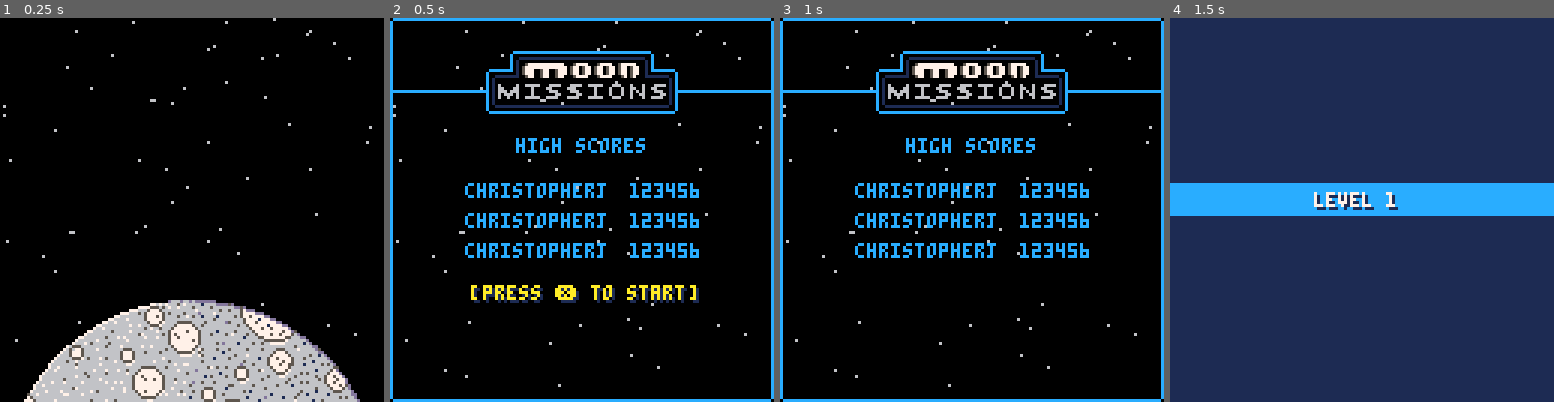
Above: before the commit, frames 1-4 (left to right).
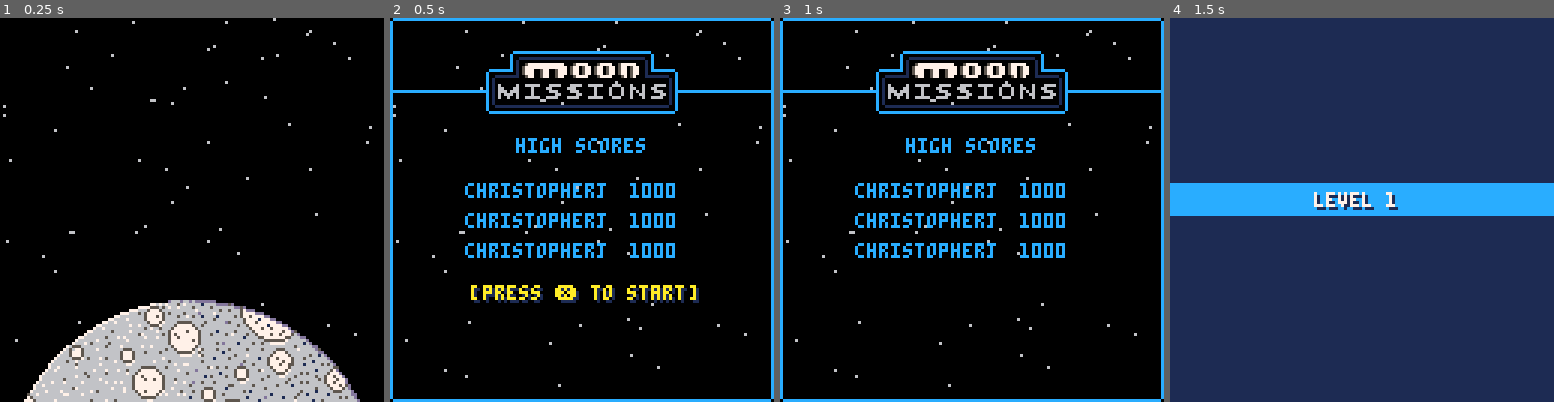
Above: after the commit, the same moments.

Repository: lewsid/moon-missions
Game: PICO-8 cartridge moonmissions.p8
The game is run twice, just before and just after one commit, with the same random seed, the same clock (stepped at 60 frames per second) and the same inputs.
Inputs:
- Up to frame 1 (0.25 s): no input
- Up to frame 2 (0.5 s): tap O (Z key) at 0.33 s
- Up to frame 3 (1 s): tap O (Z key) at 0.7 s
- Up to frame 4 (1.5 s): tap X (X key) at 1.07 s; tap O (Z key) at 1.43 s

Frame 1 is identical in both runs. In frame 2, 0.6% of the frame differs, in the area x 65-81%, y 42-63%; in frame 3, 0.6%; in frame 4, nothing differs.

Commit message:
high score comparison and testing

Diff:
--- a/moonmissions.p8
+++ b/moonmissions.p8
@@ -40,16 +40,7 @@
 
 	--erase_data()
 
-	--load high scores
-	for i=0,2 do
-		local high_score=load_score(i+1)
-		if(high_score[0]==nil) then
-			--set some defaults
-			save_score((i+1),"christopherj","123456")
-			high_score=load_score(i+1)
-		end
-		high_scores[i+1]=high_score
-	end
+	load_high_scores()
 
 	init_config()
 	init_levels()
@@ -611,11 +602,21 @@
 end
 
 function check_new_high_score()
+
 	for i=1,#high_scores do
-		if(config.total_score>high_scores[2]) then
-			return true
-		end
-	end
+		local raw_high_score = tonum('0x'..get_score_text(config.total_score))
+		local raw_saved_score = tonum('0x'..tostr(high_scores[i][2]))
+
+		--printh(raw_high_score, 'out.md', true, true)
+		--printh(raw_saved_score, 'out.md', false, true)
+
+		if(raw_high_score>raw_saved_score) then
+			--printh('higher: '..i, 'out.md', false, true)
+			return i
+		end
+	end
+
+	return false
 end
 
 function calc_score()
@@ -798,16 +799,11 @@
 			"press ❎ to continue",24,25,1)
 	elseif(config.game_state=="over-bad" or
 		config.game_state=="over-okay") then
-		if(check_new_high_score()) then
-			--high-score-name-entry
-			draw_banner(banner.good,
-				"new high score!",34,-6,5)
-		else
-			draw_banner(banner.bad,
-				"mission failed",34,-6,5)
-			draw_banner(banner.start,
-				"press ❎ to try again",21,5,1)
-		end
+
+		draw_banner(banner.bad,
+			"mission failed",34,-6,5)
+		draw_banner(banner.start,
+			"press ❎ to try again",21,5,1)
  	end
 end
 
@@ -845,8 +841,17 @@
 		"game over",45,-10,1)
 	draw_banner(banner.subhead,
 		"score: "..score_text,45-((#score_text-1)*1),1,1)
-	draw_banner(banner.start,
-		"press ❎ to reset",31,16,1)
+
+	local slot = check_new_high_score()
+
+	if(slot) then
+		--high-score-name-entry
+		draw_banner(banner.good,
+			"new high score!",34,12,5)
+	else
+		draw_banner(banner.start,
+			"press ❎ to reset",31,16,1)
+	end
 end
 
 --draw our wee spaceship
@@ -1082,6 +1087,19 @@
 	return s
 end
 
+function load_high_scores()
+	for i=1,3 do
+		local high_score=load_score(i)
+		if(high_score[0]==nil) then
+			--set some defaults
+			save_score(i,"christopherj","1000")
+			high_score=load_score(i)
+		end
+		high_scores[i]=high_score
+	end
+end
+
+--returns table {1 => name, 2 => score}
 function load_score(slot)
 	local player_name=""
 	local player_score=""
@@ -1140,13 +1158,12 @@
 	end
 end
 
+--remove saved high score data (and anything else)
 function erase_data()
 	for i=0,63 do
 		dset(i,nil)
 	end
 end
-
-
 
 --output cart save data
 function output_data()
